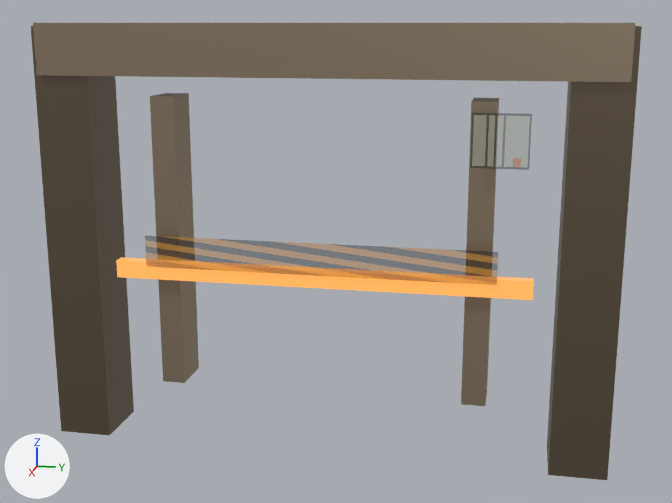
Renders of the glTF model public/assets/models/environments/refinery-bulkhead-lod1.glb from each side of a commit.
Before and after are seen from a 50 mm camera at (6.06, 1.29, 2.92) aimed at (0.02, 0.08, 1.41). The lights are fixed; the arrows at lower left show +X, +Y and +Z. The first picture is the older version. Where no turn or scale is listed for an object, it has been applied to the vertices.

Names of what the first picture shows: 'p28-b6-refinery-route-detail-atlas-bulkhead', 'refinery-bulkhead-brace-left', 'refinery-bulkhead-brace-right', 'refinery-bulkhead-cap', 'refinery-bulkhead-hazard', 'refinery-bulkhead-left', 'refinery-bulkhead-right'.
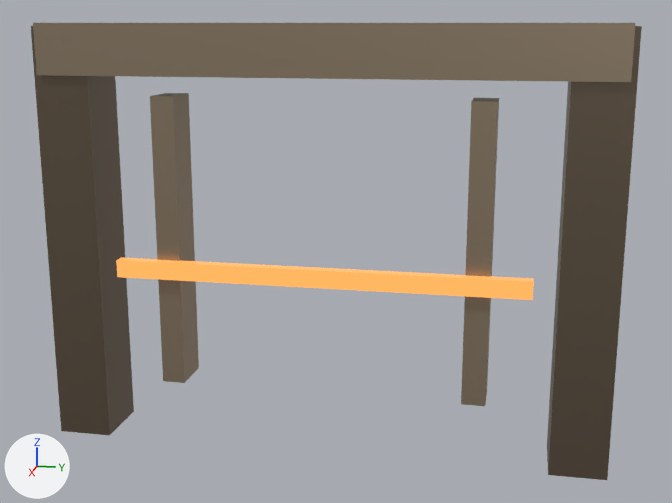
Changed parts and their boxes (x1, y1, x2, y2) in the pictures (672 x 503 px):
'p28-b6-refinery-route-detail-atlas-bulkhead', deleted: before (145, 113, 532, 285)

Edits to the bpy script that builds the scene:
```text
Remove ob_p28_b6_refinery_route_detail_atlas_bulkhead:
    ob_p28_b6_refinery_route_detail_atlas_bulkhead = bpy.data.objects.new('p28-b6-refinery-route-detail-atlas-bulkhead', me_p28_b6_refinery_route_detail_atlas)
    ob_p28_b6_refinery_route_detail_atlas_bulkhead.location = (0.0, 0.0, 0.0)
```
